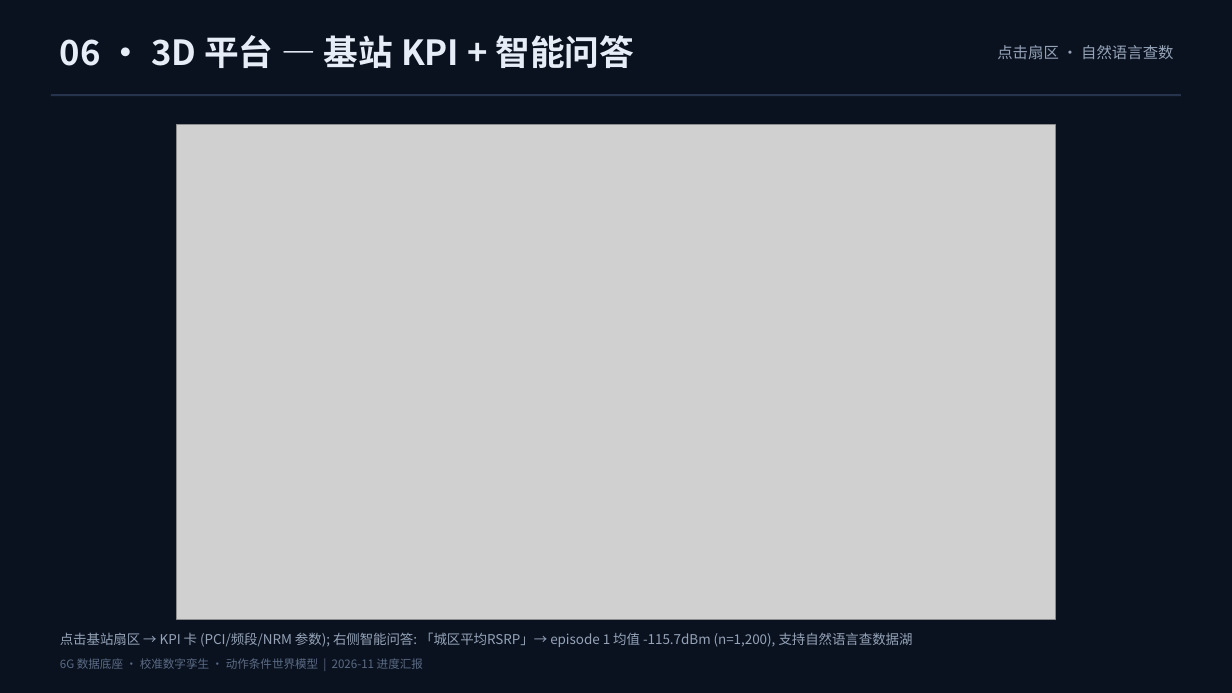
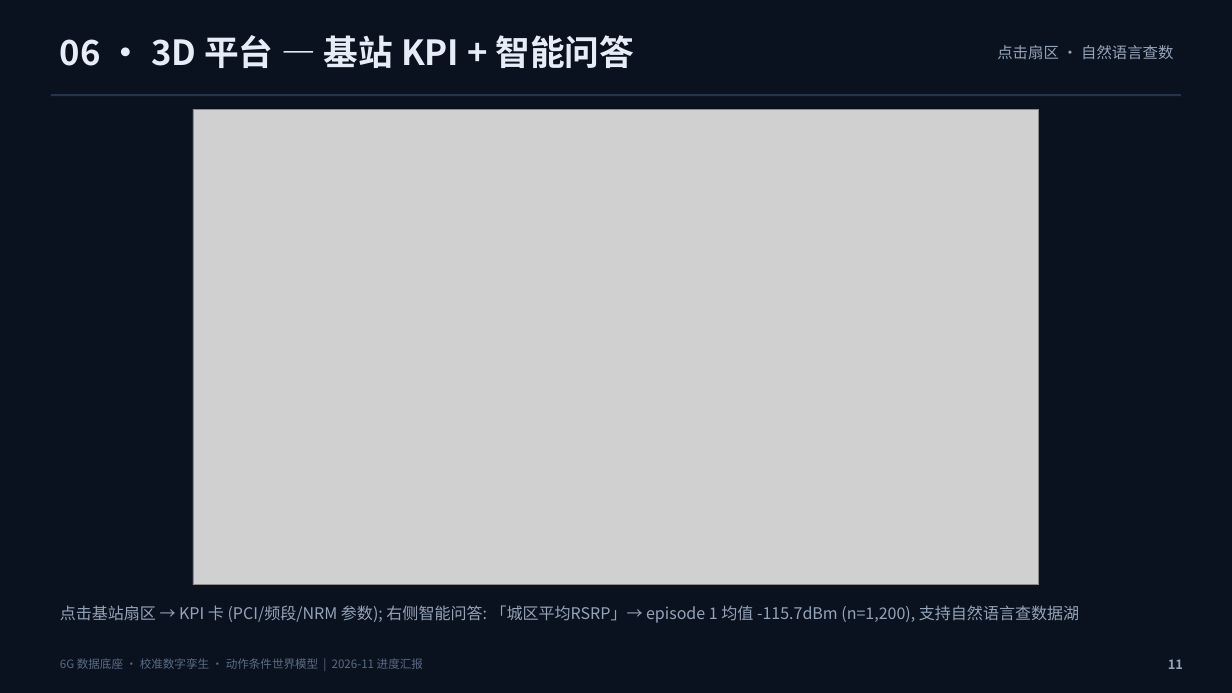
Before and after one commit to xuda1979/world-model, a slide deck: slide 11 of world6g/docs/world6g_progress.pptx. Drawn at 1232x693 pixels with LibreOffice and Linux fonts; fonts in the diff are those of the drawing; grey boxes stand for pictures. Boxes give left, top, right and bottom in pixels: in the first picture for what was removed or moved away, otherwise in the second. Text is boxed around its words. In the diff, an @@ line names an element or a change of style, - is before the commit and + after.

Commit message:
world6g: 中文进展报告 + 世界模型四任务基准评测套件 (wm/) + 论文完善
- 新增 docs/progress_report_20261103.md: 本周期完整进展报告 (数据底座→保真度→反事实动作→WM 基准→3D 平台→论文→PPT)
- 新增 wm/ 包: 动作条件世界模型基准 (models/train/data/metrics/evaluate), 统一接口 6 模型对照
- 新增 docs/wm_suite/: 四任务评测结果 (A 单步配对 bootstrap / B rollout 复合误差 / C 反事实 Δ-效应 / D 不确定性校准) + 三图 + results.json
- 核心结论: 反事实监督后 Δ 预测 corr 0.72 / 符号准确率 73% (Task A 训练模型全部失效); rollout 复合误差与不确定性校准为下一阶段主攻方向
- 论文: 补齐四任务基准章节 + Related Work + Limitations + Conclusion, 编译 main.pdf; PPT 脚本更新真实保真度与 WM 结果页
- .gitignore: 放行 wm_suite 图表

```diff
--- a/world6g/docs/world6g_progress.pptx
+++ b/world6g/docs/world6g_progress.pptx
@@ picture: place and size @@
-picture at (177, 125, 1055, 619)
+picture at (193, 109, 1040, 585)
@@ text "点击基站扇区 → KPI 卡 (PCI/频段/NRM ...": place and size @@
-text "点击基站扇区 → KPI 卡 (PCI/频段/NRM ..." at (60, 632, 913, 647)
+text "点击基站扇区 → KPI 卡 (PCI/频段/NRM ..." at (60, 605, 1079, 623)
@@ text "点击基站扇区 → KPI 卡 (PCI/频段/NRM ..." at (60, 605, 1079, 623): size 10.5 to 12.5 pt @@
@@ text added at (1168, 659, 1183, 669), 10 pt, text #94A3B8, bold @@
+11
```
Also in this commit, not shown: 18 other slides changed, 1 slide added, 1 slide removed, 18 other files.
